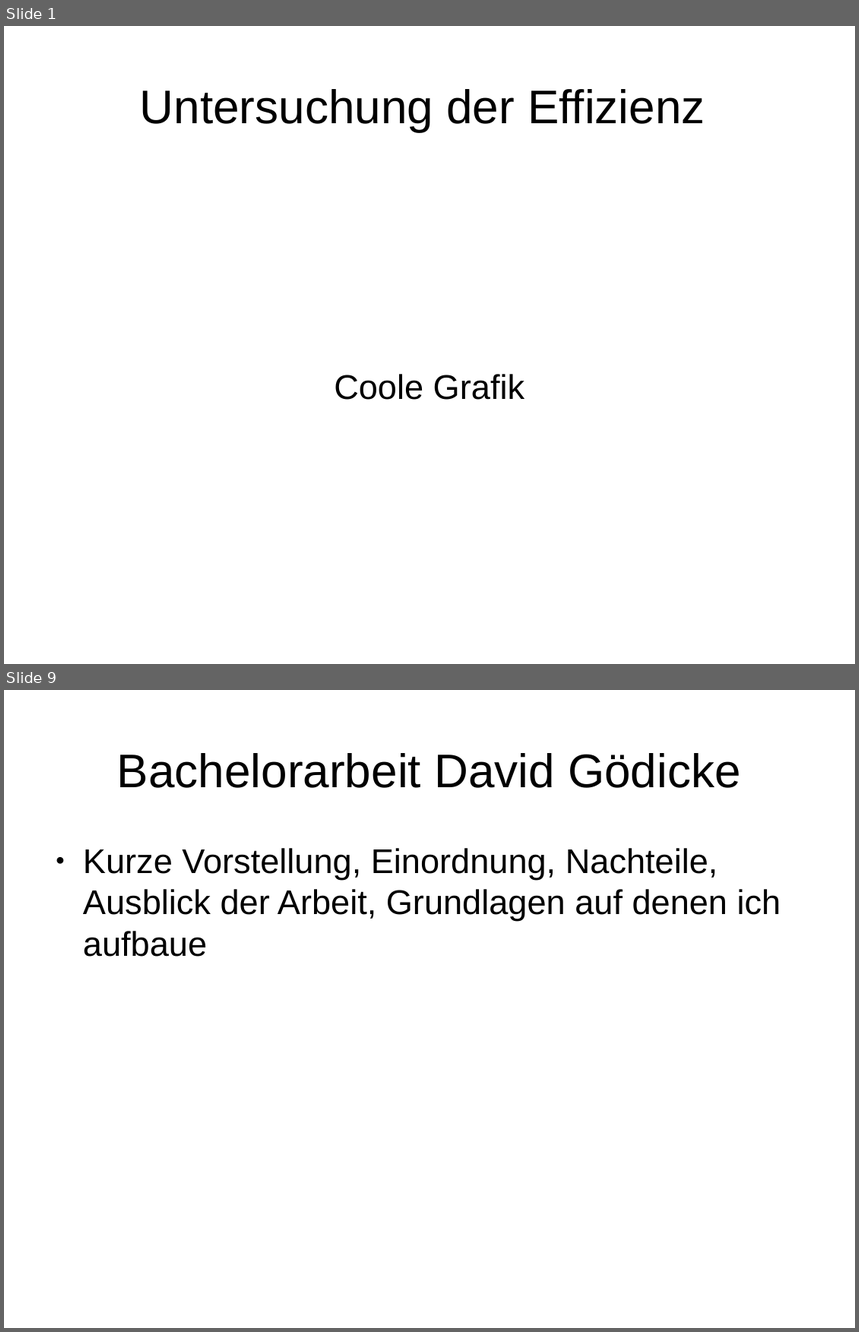
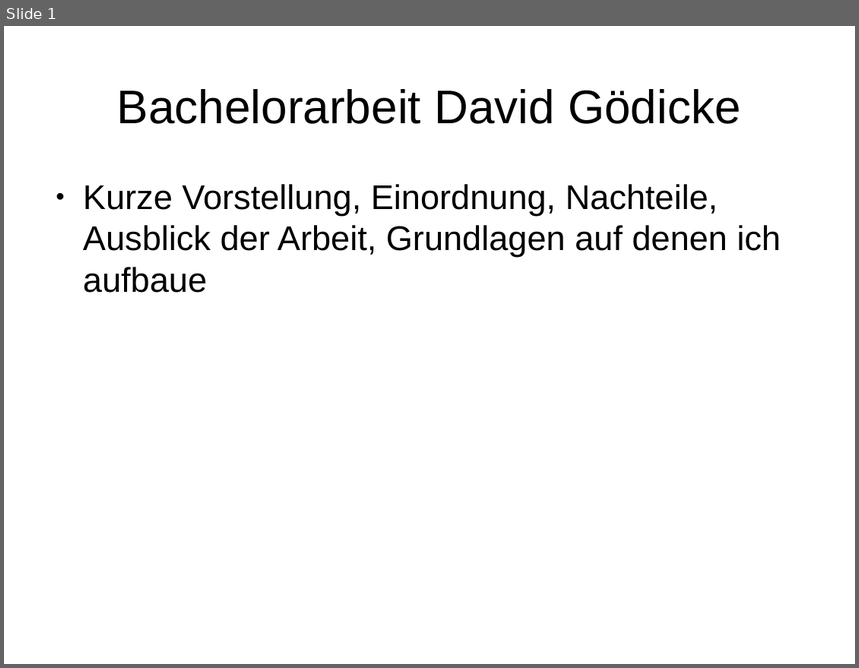
Before and after one commit to bernd96/Bachelorarbeit, a slide deck: Verteidigung/RRT_STAR_Presentation2.odp. Shown one above the other, each under a label of ours: slides 1 and 9 before the commit, slide 1 after it; the slides between them are not shown. The pictures are 859x1332 and 859x668 pixels, drawn with LibreOffice and Linux fonts; fonts in the diff are those of the drawing. Boxes give left, top, right and bottom in pixels: in the first picture for what was removed or moved away, otherwise in the second. Text is boxed around its words. In the diff, an @@ line names an element or a change of style, - is before the commit and + after.

```diff
--- a/Verteidigung/RRT_STAR_Presentation2.odp
+++ b/Verteidigung/RRT_STAR_Presentation2.odp
@@ slide 1 removed at (4,26,855,664), background #FFFFFF @@
@@ title removed at (140,89,705,132) @@
-Untersuchung der Effizienz
@@ subtitle removed at (334,374,525,400) @@
-Coole Grafik
@@ what was slide 9 is now slide 1 @@
```
Also in this commit, not shown: 17 other slides removed, 24 other files.
